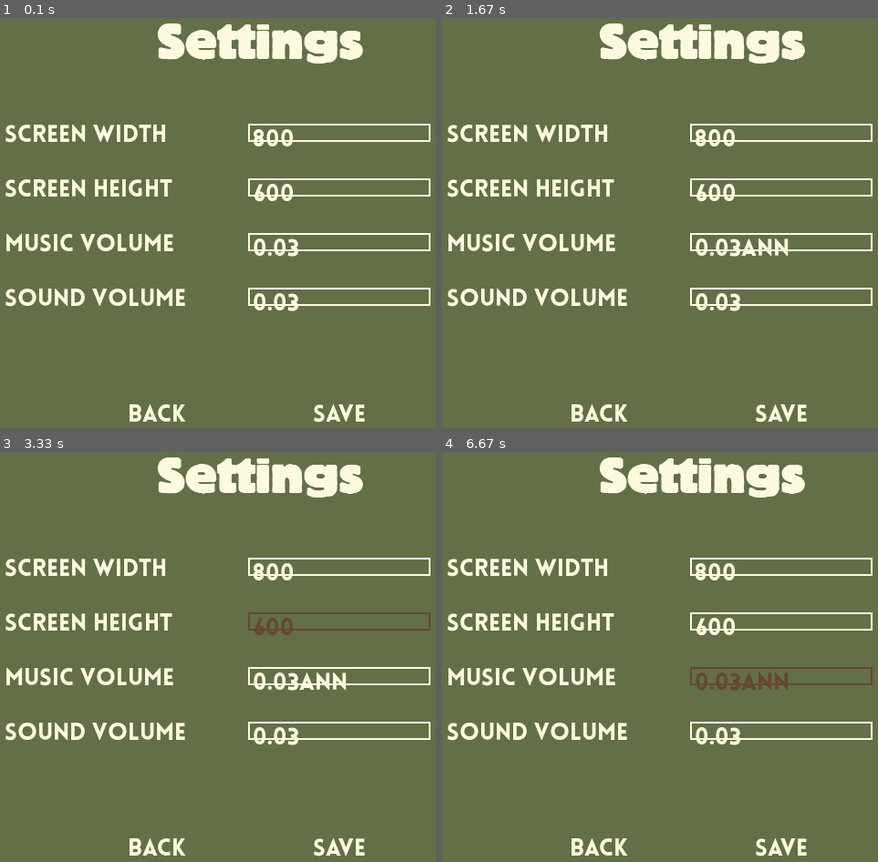
Above: before the commit, frames 1-4 (two rows, left to right).
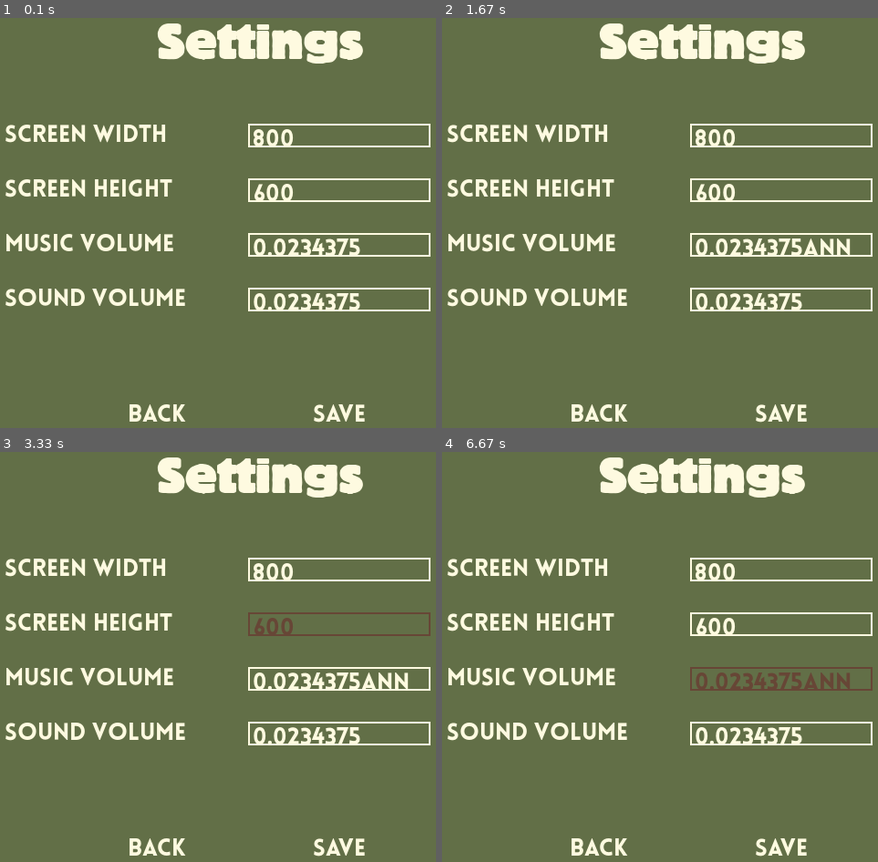
Above: after the commit, the same moments.

Repository: hauuto/Whack-a-mole
Game: pygame game, started from src/main.py
The game is run twice, just before and just after one commit, with the same random seed, the same clock (stepped at 60 frames per second) and the same inputs.
Inputs (mouse positions are in pixels of both pictures, inside the frame that each line leads up to):
- Up to frame 1 (0.1 s): no input
- Up to frame 2 (1.67 s): click (690, 231) at 0.38 s; type "ann" at 0.67 s; tap Enter at 1 s; click "800" at 1.27 s; click (outside the picture) at 1.6 s
- Up to frame 3 (3.33 s): click (257, 722) at 2.43 s; click (222, 575) at 2.77 s; click (396, 624) at 3.1 s
- Up to frame 4 (6.67 s): click (outside the picture) at 3.43 s; click (843, 570) at 4.27 s; click (476, 562) at 4.6 s; click "600" at 5.43 s; click (581, 825) at 5.77 s; click (782, 677) at 6.6 s, where only the run after the commit has a clickable "0.0234375ann"

The runs differ from the first frame. In frame 1, 2.0% of the frame differs, in the area x 56-99%, y 29-72%; in frame 2, 2.2%; in frame 3, 2.2%; in frame 4, 2.0%.

Commit message:
style: text size

Diff:
--- a/src/settings.py
+++ b/src/settings.py
@@ -13,10 +13,10 @@
 mixer.init()
 # Load sounds
 hit_sound = Sound("../assets/sounds/hit.wav")
-hit_sound.set_volume(0.03)
+hit_sound.set_volume(0.0234375)
 
 main_menu_sound = Sound("../assets/sounds/background_music.wav")
-main_menu_sound.set_volume(0.03)
+main_menu_sound.set_volume(0.0234375)
 
 # Font settings
 font.init()
--- a/src/settings_menu.py
+++ b/src/settings_menu.py
@@ -31,10 +31,10 @@
 def settings_menu():
     global screen
     input_boxes = [
-        pygame.Rect(screen_width*(3/6), screen_height*(3/10), screen_width//32, screen_height//30),
-        pygame.Rect(screen_width*(3/6), screen_height*(4/10), screen_width//32, screen_height//30),
-        pygame.Rect(screen_width*(3/6), screen_height*(5/10), screen_width//32, screen_height//30),
-        pygame.Rect(screen_width*(3/6), screen_height*(6/10), screen_width//32, screen_height//30)
+        pygame.Rect(screen_width*(3/6), screen_height*(3/10), screen_width//32, screen_width*screen_height//(screen_width+screen_height*(screen_width-screen_height)//7)),
+        pygame.Rect(screen_width*(3/6), screen_height*(4/10), screen_width//32, screen_width*screen_height//(screen_width+screen_height*(screen_width-screen_height)//7)),
+        pygame.Rect(screen_width*(3/6), screen_height*(5/10), screen_width//32, screen_width*screen_height//(screen_width+screen_height*(screen_width-screen_height)//7)),
+        pygame.Rect(screen_width*(3/6), screen_height*(6/10), screen_width//32, screen_width*screen_height//(screen_width+screen_height*(screen_width-screen_height)//7))
     ]
     color = [beige] * 4
     active = [False] * 4
